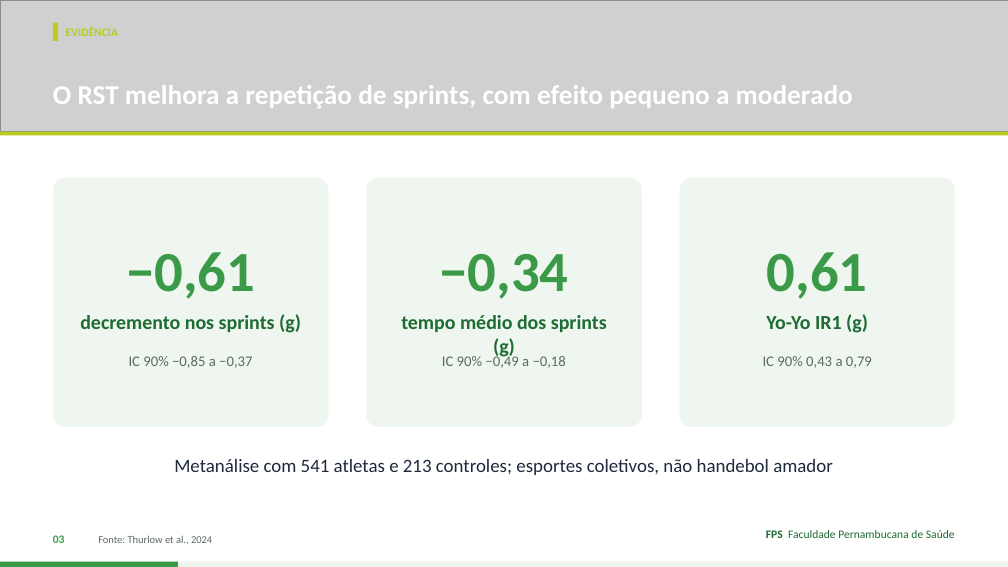
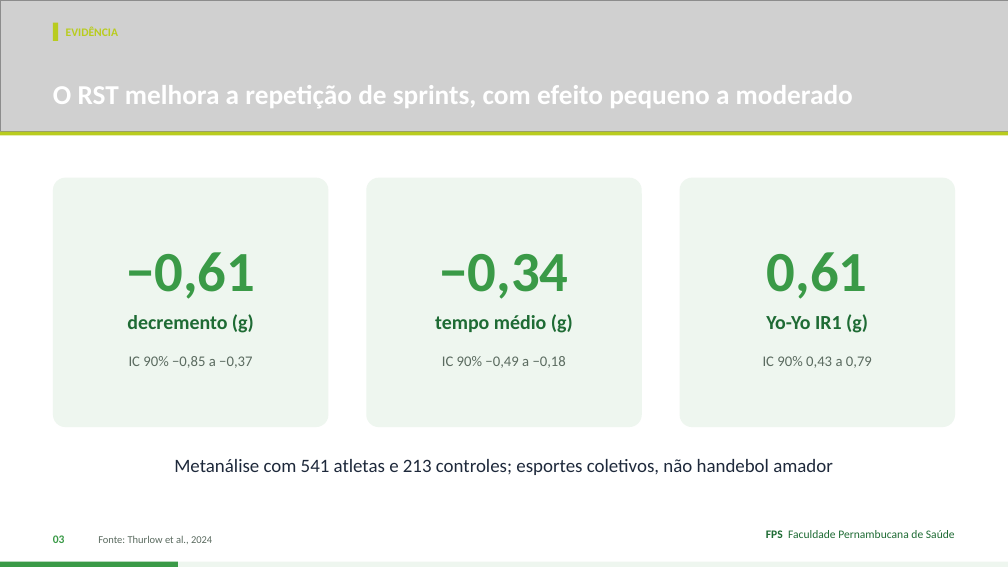
Before and after one commit to Institutomoraisandrade/CRM, a slide deck: slide 3 of trabalho-fps/trabalhos/2026-11-11-handebol-rsa/apresentacao.pptx. Drawn at 1008x567 pixels with LibreOffice and Linux fonts; fonts in the diff are those of the drawing; grey boxes stand for pictures. Boxes give left, top, right and bottom in pixels: in the first picture for what was removed or moved away, otherwise in the second. Text is boxed around its words. In the diff, an @@ line names an element or a change of style, - is before the commit and + after.

```diff
--- a/trabalho-fps/trabalhos/2026-11-11-handebol-rsa/apresentacao.pptx
+++ b/trabalho-fps/trabalhos/2026-11-11-handebol-rsa/apresentacao.pptx
@@ text at (x1=127, y1=314, x2=254, y2=333): text changed @@
-decremento nos sprints (g)
+decremento (g)
@@ text at (x1=435, y1=314, x2=573, y2=333): text changed @@
-tempo médio dos sprints (g)
+tempo médio (g)
```
Also in this commit, not shown: 2 other slides changed, 8 other files.
